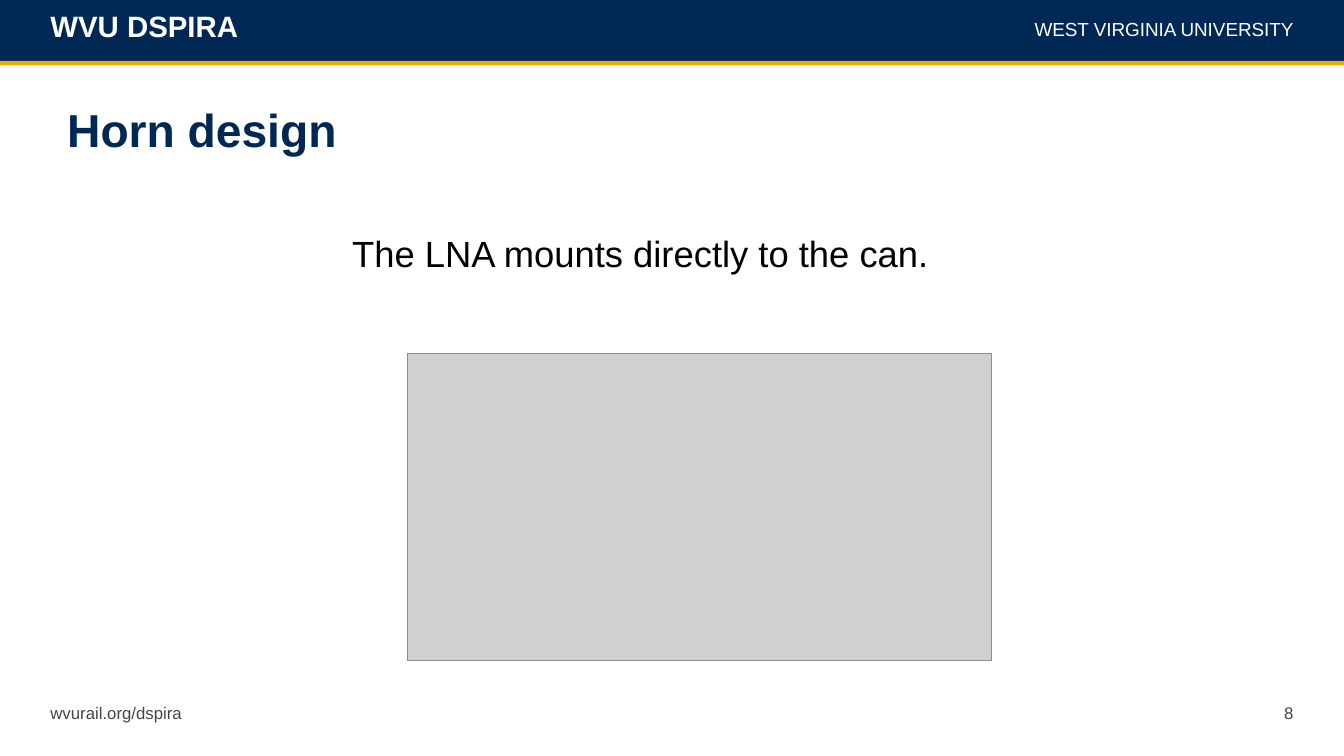
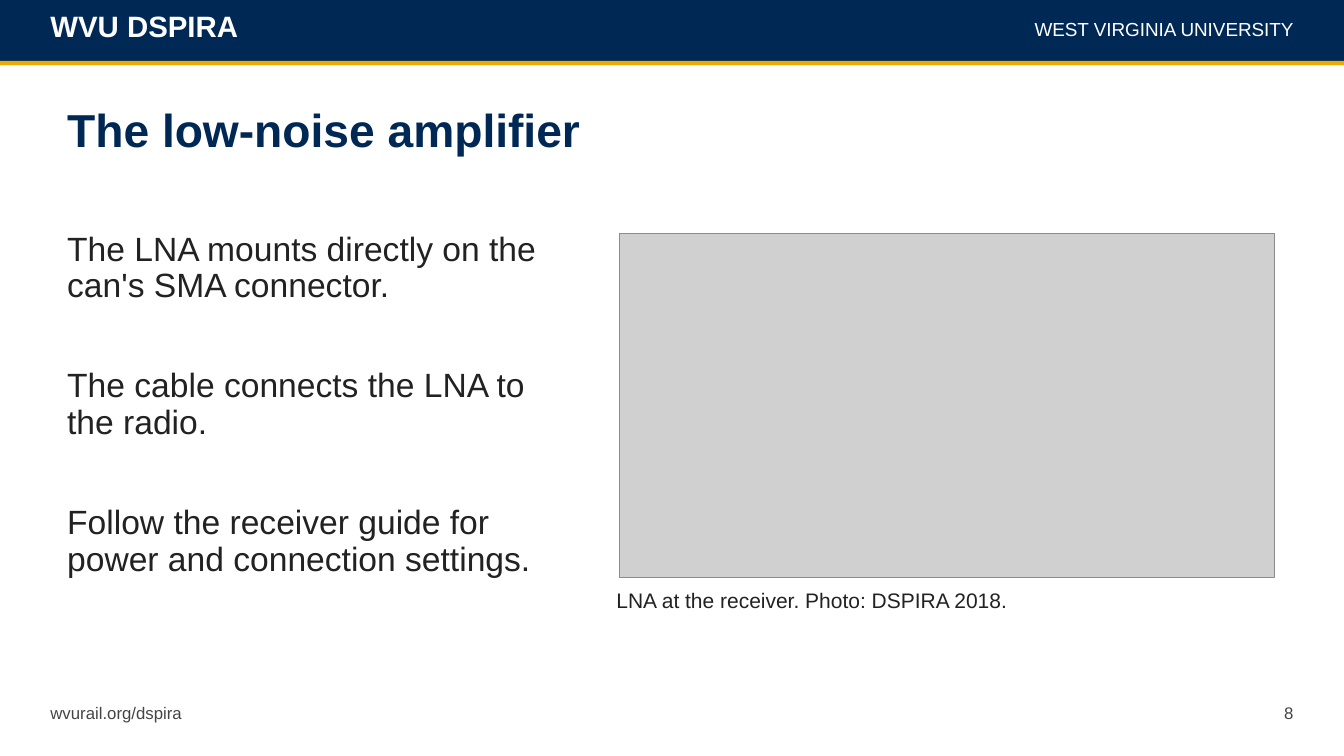
Before and after one commit to WVURAIL/dspira, a slide deck: slide 8 of assets/lessons/horn-construction/horn-design.pptx. Drawn at 1344x756 pixels with LibreOffice and Linux fonts; fonts in the diff are those of the drawing; grey boxes stand for pictures. Boxes give left, top, right and bottom in pixels: in the first picture for what was removed or moved away, otherwise in the second. Text is boxed around its words. In the diff, an @@ line names an element or a change of style, - is before the commit and + after.

Commit message:
Rewrite construction and teaching guides with native templates

```diff
--- a/assets/lessons/horn-construction/horn-design.pptx
+++ b/assets/lessons/horn-construction/horn-design.pptx
@@ title at <box>67,113,580,156</box>: text changed @@
-Horn design
+The low-noise amplifier
@@ text added at <box>67,236,536,578</box>, 24 pt, text #222222 @@
+The LNA mounts directly on the can's SMA connector.
+The cable connects the LNA to the radio.
+Follow the receiver guide for power and connection settings.
@@ picture: place and size @@
-picture at <box>407,353,992,660</box>
+picture at <box>619,233,1274,578</box>
@@ text removed at <box>352,240,929,274</box> @@
-The LNA mounts directly to the can.
@@ text added at <box>616,592,1007,609</box>, 15 pt, text #222222 @@
+LNA at the receiver. Photo: DSPIRA 2018.
```
Also in this commit, not shown: 2 other slides changed, 8 slides added, 8 slides removed, 16 other files.
